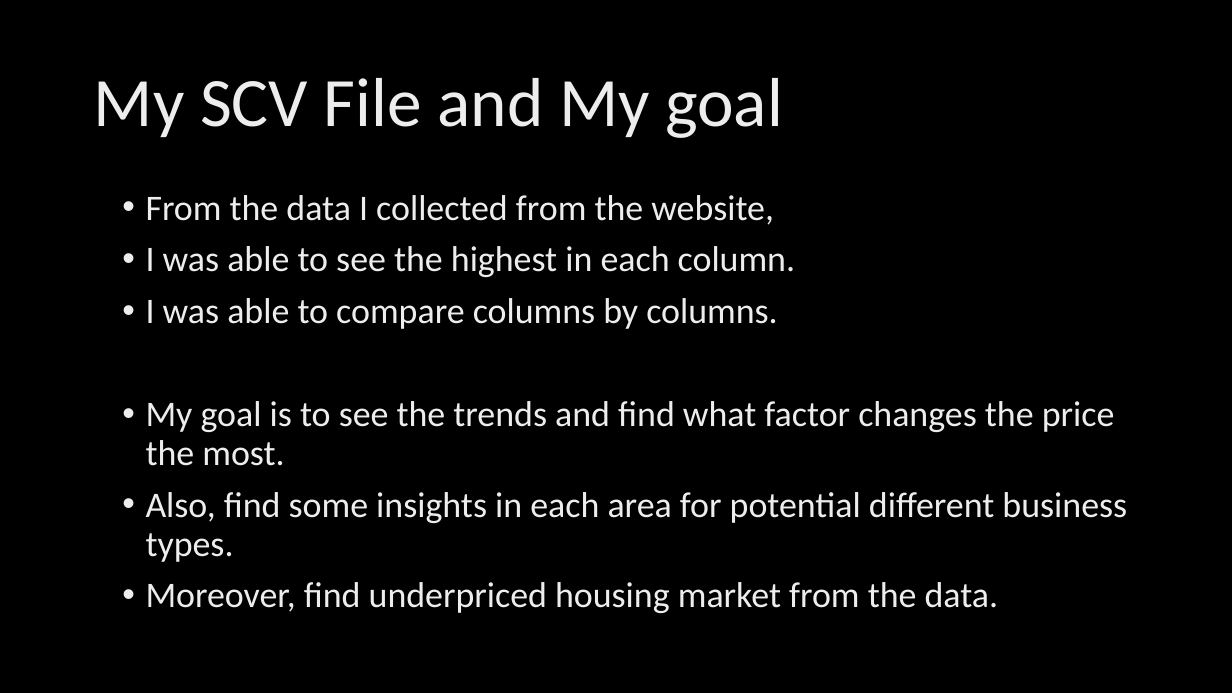
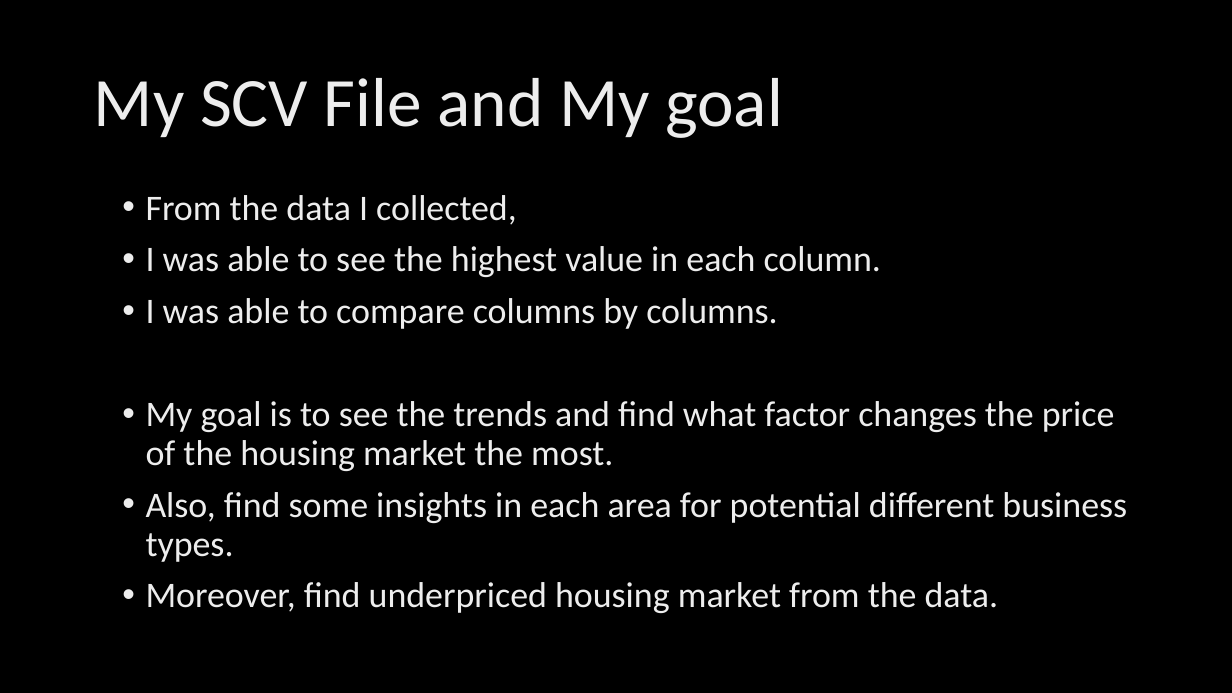
Before and after one commit to moonkang90/moonkang_proj2, a slide deck: slide 5 of MoonKangSCRAPY/realestate/Presentation- project 2 .pptx. Drawn at 1232x693 pixels with LibreOffice and Linux fonts; fonts in the diff are those of the drawing; background and template pictures are left out. Boxes give left, top, right and bottom in pixels: in the first picture for what was removed or moved away, otherwise in the second. Text is boxed around its words. In the diff, an @@ line names an element or a change of style, - is before the commit and + after.

```diff
--- a/MoonKangSCRAPY/realestate/Presentation- project 2 .pptx
+++ b/MoonKangSCRAPY/realestate/Presentation- project 2 .pptx
@@ text at [146, 195, 881, 277]: text changed @@
-• From the data I collected from the website,
-• I was able to see the highest in each column.
+• From the data I collected,
+• I was able to see the highest value in each column.
@@ text at [146, 401, 1115, 471]: text changed @@
-• My goal is to see the trends and find what factor changes the price the most.
+• My goal is to see the trends and find what factor changes the price of the housing market the most.
```
Also in this commit, not shown: 6 other slides changed, 2 other files.
